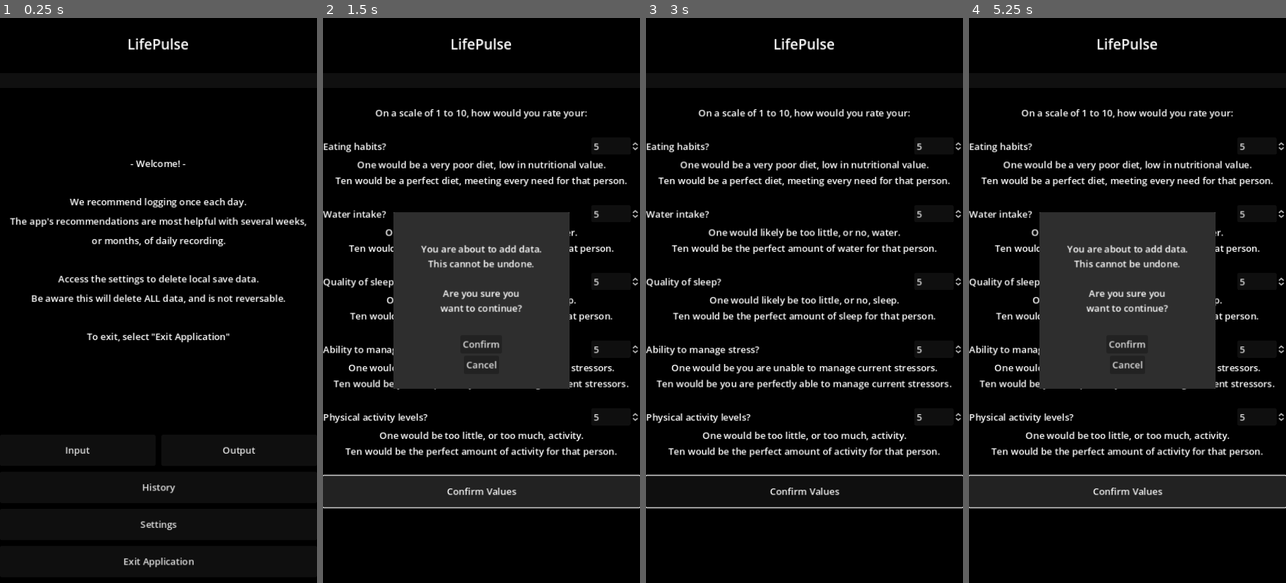
Above: before the commit, frames 1-4 (left to right).
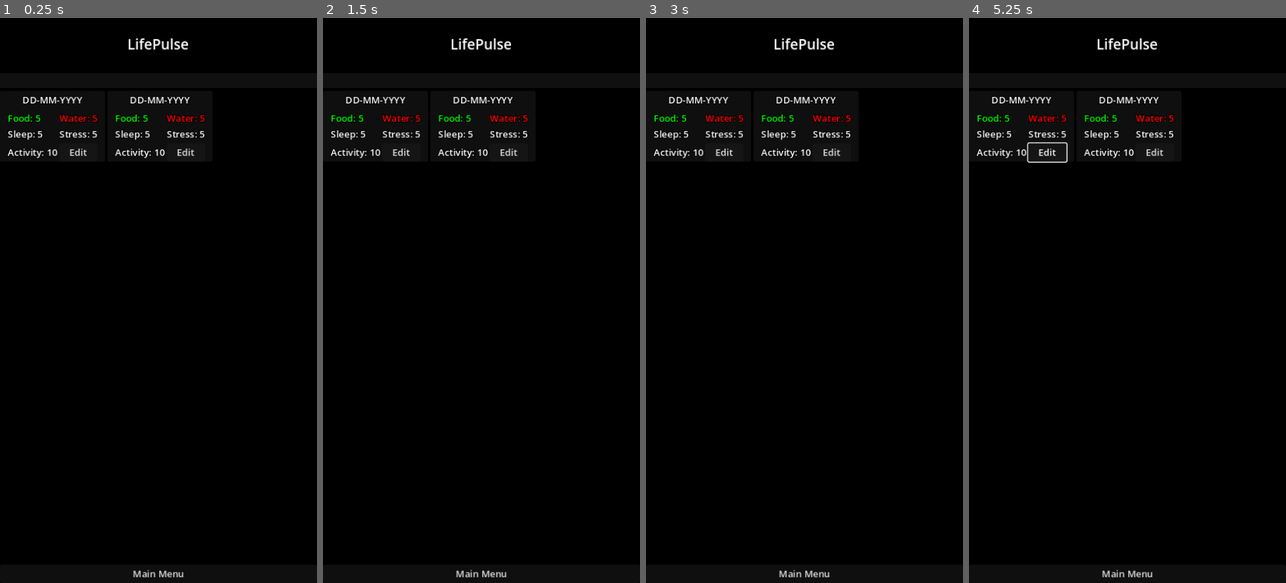
Above: after the commit, the same moments.

Repository: Thorqs/VitaPulsi
Game: Godot game, scene res://control.tscn
Two runs of this game, one before a commit and one after it. Both use one fixed random seed, a clock stepped at 60 frames per second and the inputs below.
Inputs (mouse positions are in pixels of both pictures, inside the frame that each line leads up to):
- Up to frame 1 (0.25 s): no input
- Up to frame 2 (1.5 s): click (402, 453) at 0.5 s, where only the run before the commit has a clickable "Input"; click (481, 492) at 1.25 s, where only the run before the commit has a clickable "Confirm Values"
- Up to frame 3 (3 s): click (804, 492) at 2 s, where only the run before the commit has a clickable "Confirm Values"; click (804, 345) at 2.75 s, where only the run before the commit has a clickable "Confirm"
- Up to frame 4 (5.25 s): click (1048, 153) at 3.5 s, where only the run after the commit has a clickable "Edit"; click (1048, 153) at 4.25 s, where only the run after the commit has a clickable "Edit"; click (1127, 492) at 5 s, where only the run before the commit has a clickable "Confirm Values"

The runs differ from the first frame. In frame 1, 5.0% of the frame differs, in the area x 2-97%, y 13-99%; in frame 2, 30%; in frame 3, 9.7%; in frame 4, 30%, in the area x 0-100%, y 13-99%.

Commit message:
Instantiable history item

Diff:
--- a/History.gd
+++ b/History.gd
@@ -1,10 +1,17 @@
 extends VBoxContainer
 
 var mainMenu
+var history_contents = []
+var hist_grid: GridContainer
+@export var base_history: PackedScene
 
 # Called when the node enters the scene tree for the first time.
 func _ready():
 	mainMenu = get_node("../Main Menu")
+	hist_grid = get_node("History Scroll/History Contents")
+
+	var test_item = base_history.instantiate()
+	hist_grid.add_child(test_item)
 
 
 # Called every frame. 'delta' is the elapsed time since the previous frame.
--- a/control.tscn
+++ b/control.tscn
@@ -63,6 +63,7 @@
 theme_override_styles/panel = SubResource("StyleBoxTexture_8pyq2")
 
 [node name="Main Menu" type="VBoxContainer" parent="Panel/Main VBox"]
+visible = false
 layout_mode = 2
 size_flags_vertical = 3
 theme_override_constants/separation = 10
@@ -334,10 +335,10 @@
 layout_mode = 2
 
 [node name="History" type="VBoxContainer" parent="Panel/Main VBox"]
-visible = false
 layout_mode = 2
 size_flags_vertical = 3
 script = ExtResource("6_oipje")
+base_history = ExtResource("4_w4vhy")
 
 [node name="History Scroll" type="ScrollContainer" parent="Panel/Main VBox/History"]
 layout_mode = 2
